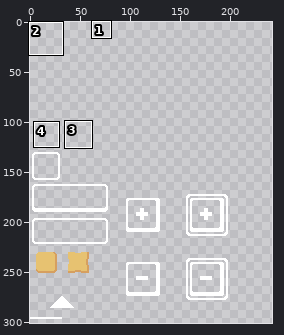
File history of a pixel-art file, gmtk-2026/assets/sprites/UI.aseprite. The picture above shows the old version from afar; the outline marks the close-up.
Close-up. First the earlier version:
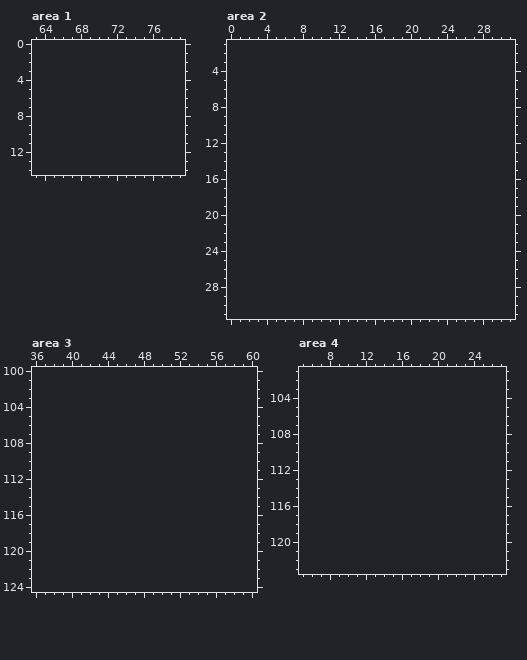
256x256 pixels, 1 frame. Shown: area 1: x 63..79, y 0..14; area 2: x 0..31, y 1..31; area 3: x 36..60, y 100..124; area 4: x 5..27, y 101..123. The old version is drawn lined up with the new one, on the new canvas. The wide view leaves out empty margins. The commit also changed other parts of the picture, which this record leaves out.
Palette (. is transparent): 
New version:
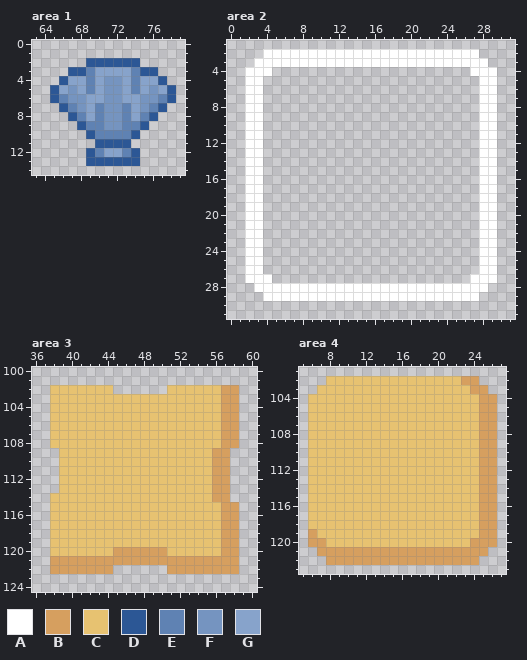
Colours new in this view: A #ffffff  B #d69f5f  C #e7c271  D #2c5795  E #5f82b3  F #7594c0  G #87a3cb
The edit:
canvas 256x256 -> 256x320, the old top-left corner now at 0,128 (the part of the old canvas that was cut away was empty and is not shown)
Area 1:
The edit adds colour D in row 2 at x 69 to 74; in row 3 at x 67 to 68 and 75 to 76; in row 4 at x 66 and 77; in rows 5 to 6 at x 65 and 78; in row 7 at x 66 and 77; in row 8 at x 67 and 76.
The edit adds colour D in row 9 at x 68 and 75; in row 10 at x 69 and 74; in row 11 at x 70 to 73; in row 12 at x 69 and 74; in row 13 at x 69 to 74.
The edit adds colour E in rows 3 to 5 at x 69 and 74; in row 6 at x 66 and 77; in row 7 at x 67, 70, 73 and 76; in row 8 at x 68, 70, 73 and 75; in row 9 at x 69 to 70 and 73 to 74; in row 10 at x 70 to 73.
The edit adds colour E in row 12 at x 70 and 73.
The edit adds colour F in row 4 at x 71 to 72; in row 5 at x 67, 71 to 72 and 76; in row 6 at x 67 to 68, 71 to 72 and 75 to 76; in row 7 at x 68, 71 to 72 and 75; in rows 8 to 9 at x 71 to 72.
The edit adds colour G in row 3 at x 70 to 73; in row 4 at x 67 to 68, 70, 73 and 75 to 76; in row 5 at x 66, 68, 70, 73, 75 and 77; in row 6 at x 69 to 70 and 73 to 74; in rows 7 to 8 at x 69 and 74; in row 12 at x 71 to 72.
Area 2:
The edit adds colour A in row 2 at x 4 to 27; in row 3 at x 3 to 28; in row 4 at x 2 to 4 and 27 to 29; in rows 5 to 26 at x 2 to 3 and 28 to 29; in row 27 at x 2 to 4 and 27 to 29; in row 28 at x 3 to 28.
The edit adds colour A in row 29 at x 4 to 27.
Area 3:
The edit adds colour B in rows 102 to 108 at x 57 to 58; in rows 109 to 114 at x 56 to 57; in rows 115 to 119 at x 57 to 58; in row 120 at x 45 to 50 and 57 to 58; in row 121 at x 38 to 58; in row 122 at x 38 to 44 and 51 to 58.
The edit adds colour C in row 102 at x 38 to 44 and 51 to 56; in rows 103 to 108 at x 38 to 56; in rows 109 to 113 at x 39 to 55; in row 114 at x 38 to 55; in rows 115 to 119 at x 38 to 56; in row 120 at x 38 to 44 and 51 to 56.
Area 4:
The edit adds colour B in row 102 at x 23 to 24; in row 103 at x 24 to 25; in rows 104 to 118 at x 25 to 26; in row 119 at x 6 and 25 to 26; in row 120 at x 6 to 7 and 24 to 26; in row 121 at x 7 to 25.
The edit adds colour B in row 122 at x 8 to 24.
The edit adds colour C in row 102 at x 8 to 22; in row 103 at x 7 to 23; in rows 104 to 118 at x 6 to 24; in row 119 at x 7 to 24; in row 120 at x 8 to 23.
Pixel boxes of the changes (left, top, right, bottom) in both close-ups:
added: (50, 58, 176, 166)
added: (245, 49, 497, 301)
added: (50, 385, 239, 574)
added: (308, 376, 497, 565)
